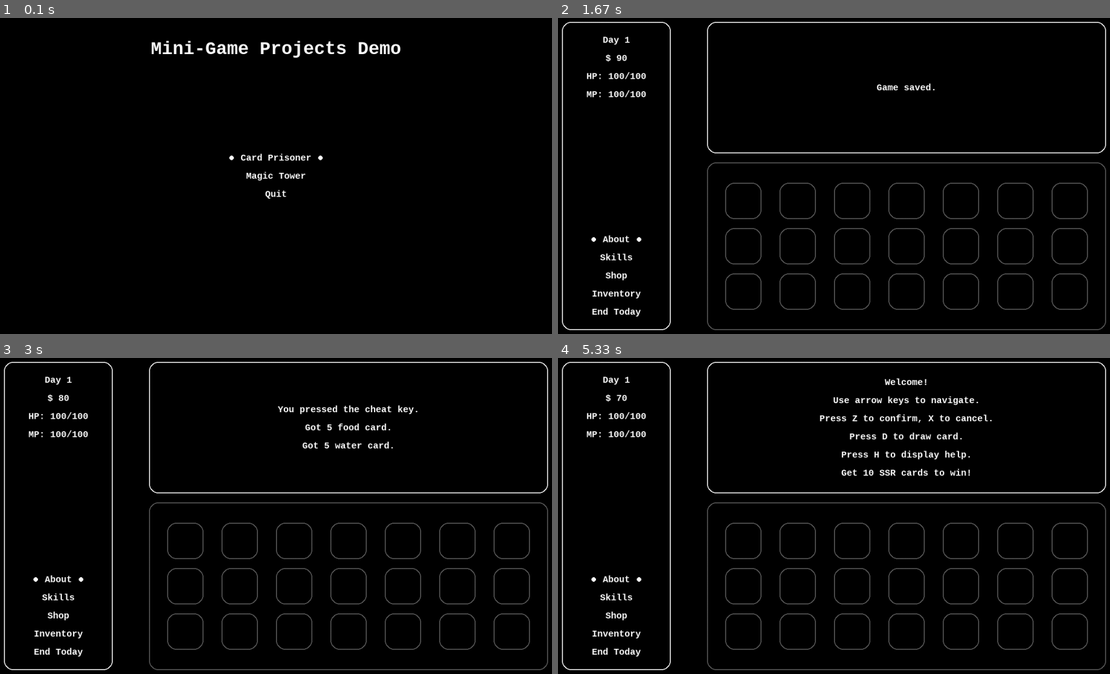
Above: before the commit, frames 1-4 (two rows, left to right).
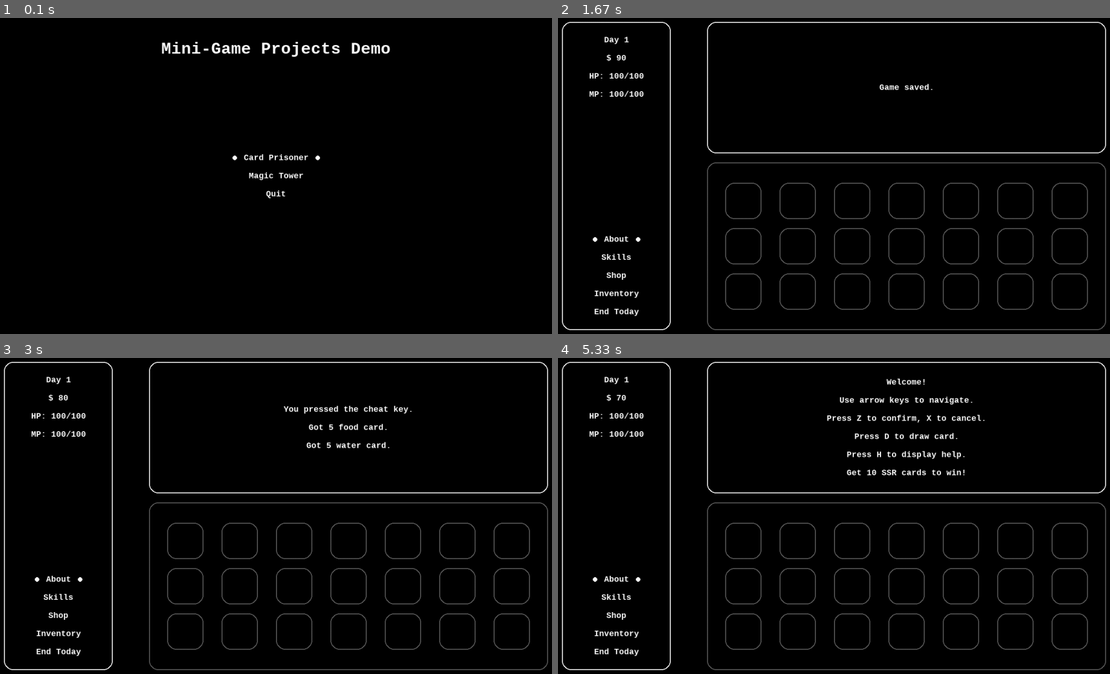
Above: after the commit, the same moments.

Repository: wertolf/pygame-boy-advance
Game: pygame game, started from pygame_boy_advance.py
The game is run twice, just before and just after one commit, with the same random seed, the same clock (stepped at 60 frames per second) and the same inputs.
Inputs:
- Up to frame 1 (0.1 s): no input
- Up to frame 2 (1.67 s): tap one key every 0.33 s from 0.33 s: Z D Z S
- Up to frame 3 (3 s): hold Up 1.67-2.13 s; hold Right 2.17-2.63 s; hold D 2.17-2.63 s; hold Left from 2.67 s (still down); tap C at 2.82 s
- Up to frame 4 (5.33 s): release Left at 3.2 s; hold Down 3.23-3.53 s; hold S 3.23-3.53 s; hold Up 4-4.37 s; tap C at 4.15 s; hold Right 4.4-5.03 s; hold D 4.4-5.03 s; hold Down from 5.07 s (still down); hold S from 5.07 s (still down)

The runs differ from the first frame. In frame 1, 1.4% of the frame differs, in the area x 27-73%, y 7-58%; in frame 2, 0.9%; in frame 3, 1.4%; in frame 4, 2.4%, in the area x 5-79%, y 5-95%.

Commit message:
Checkpoint (2024-07-17 16:58)
* 绘制 ScreenManager 的 UML 类图
* 实现了一个简易的 toggle_resolution

Diff:
--- a/card_prisoner/constants.py
+++ b/card_prisoner/constants.py
@@ -1,3 +1,10 @@
+
+# 窗口相关
+WIN_WIDTH = 1280
+WIN_HEIGHT = 720
+WINDOW_CAPTION = "Card Prisoner"
+
+# 其他
 PRICE_PER_CARD = 10
 
 KEYDOWN_INITIAL_INTERVAL = 1  # seconds
--- a/card_prisoner/controller.py
+++ b/card_prisoner/controller.py
@@ -1,6 +1,10 @@
 import lega.draw
 from card_prisoner import messages
-from card_prisoner.constants import DRAW_CARD_TIME_INTERVAL, KEYDOWN_INITIAL_INTERVAL, PRICE_PER_CARD
+from card_prisoner.constants import DRAW_CARD_TIME_INTERVAL, KEYDOWN_INITIAL_INTERVAL, PRICE_PER_CARD, WINDOW_CAPTION
+from card_prisoner.constants import (
+    WIN_WIDTH,
+    WIN_HEIGHT,
+)
 from card_prisoner.item_list import InventoryItemIndex, ItemListMode, ShopItemIndex
 from card_prisoner.player import Player
 from card_prisoner.sidebar import SideBarOptions
@@ -31,8 +35,6 @@
 import random
 import time
 
-WINDOW_CAPTION = "Card Prisoner"
-
 class GameController:
     def initialize_game(self):
         """
@@ -42,6 +44,7 @@
         # if __name__ == "__main__" the following steps are redundant
         # but if called from another script they may be necessary
         pygame.init()
+        scrmgr.toggle_resolution((WIN_WIDTH, WIN_HEIGHT))
         scrmgr.clear_screen_without_update()
         scrmgr.update_global()
 
--- a/config/font_theme.py
+++ b/config/font_theme.py
@@ -1,3 +1,10 @@
 """
 You can customize fonts used in the app here.
 """
+
+"""
+Recommended Alternatives:
+* Consolas
+* Courier New
+"""
+default = "Consolas"
--- a/lega/draw.py
+++ b/lega/draw.py
@@ -1,7 +1,7 @@
 import pygame.draw
 import pygame.font
 
-from config import color_theme
+from config import color_theme, font_theme
 from lega.calc import calculate_centery
 from lega.screen import scrmgr
 
@@ -28,7 +28,7 @@
     font_size = kwargs.pop("font_size", default_font_size)
     color = kwargs.pop("color", color_theme.foreground)
 
-    font_object = pygame.font.SysFont("Courier New", font_size, bold)
+    font_object = pygame.font.SysFont(font_theme.default, font_size, bold)
     text_surface = font_object.render(text, antialias, color)
     text_rect = text_surface.get_rect(**kwargs)
 
--- a/lega/screen.py
+++ b/lega/screen.py
@@ -58,7 +58,16 @@
         self.screen.blit(content_backup, self.screen.get_rect())
         self.update_global()
 
-    def toggle_resolution(self, res) -> None:
+    def toggle_resolution(self, res: tuple[int, int]) -> None:
+        assert not self.is_full_screen, "暂不支持全屏模式上切换分辨率"
+
+        self._win_width, self._win_height = res
+
+        self.screen = pygame.display.set_mode(self.resolution)
+
+        # 暂不解决切换分辨率之后需要重绘画面的问题
+        # 假设只在进入某个游戏的时候会切换分辨率
+        # 比如从 Card Prisoner 退出之后进入 Magic Tower
         ...
 
     @property
@@ -79,7 +88,13 @@
 
     @property
     def font_size_normal(self) -> int:
-        size = self._win_width // 16 // 4  # 20 for 1280x720
+        """
+        * 20 for 1280x720
+        * 20 for 800x600
+        """
+        size = self._win_height // 9 // 4
+        if size < 20:
+            size = 20
         return size
 
     @property
@@ -89,7 +104,13 @@
 
     @property
     def default_line_distance(self) -> int:
-        line_distance = self._win_width // 16 // 2
+        """
+        * 40 for 1280x720
+        * 40 for 800x600
+        """
+        line_distance = self._win_height // 9 // 2
+        if line_distance < 40:
+            line_distance = 40
         return line_distance
 
     @property
--- a/pygame_boy_advance.py
+++ b/pygame_boy_advance.py
@@ -41,15 +41,14 @@
     """
     绘制选项列表
     """
-    line_distance = scrmgr.win_width // 16 // 2
-    centery = calculate_centery(len(options), scrmgr.center.y, line_distance)
+    centery = calculate_centery(len(options), scrmgr.center.y, scrmgr.default_line_distance)
     for i, opt in enumerate(options):
         lega.draw.text_single_line(
             scrmgr.screen, opt,
             selected=(i == selected_index),
             centerx=scrmgr.center.x, centery=centery,
         )
-        centery += line_distance
+        centery += scrmgr.default_line_distance
 
 def draw_everything(options, selected_index):
     scrmgr.clear_screen_without_update()
Not shown, changed: CHANGELOG.md
Not shown, changed: docs/UML.pptx
